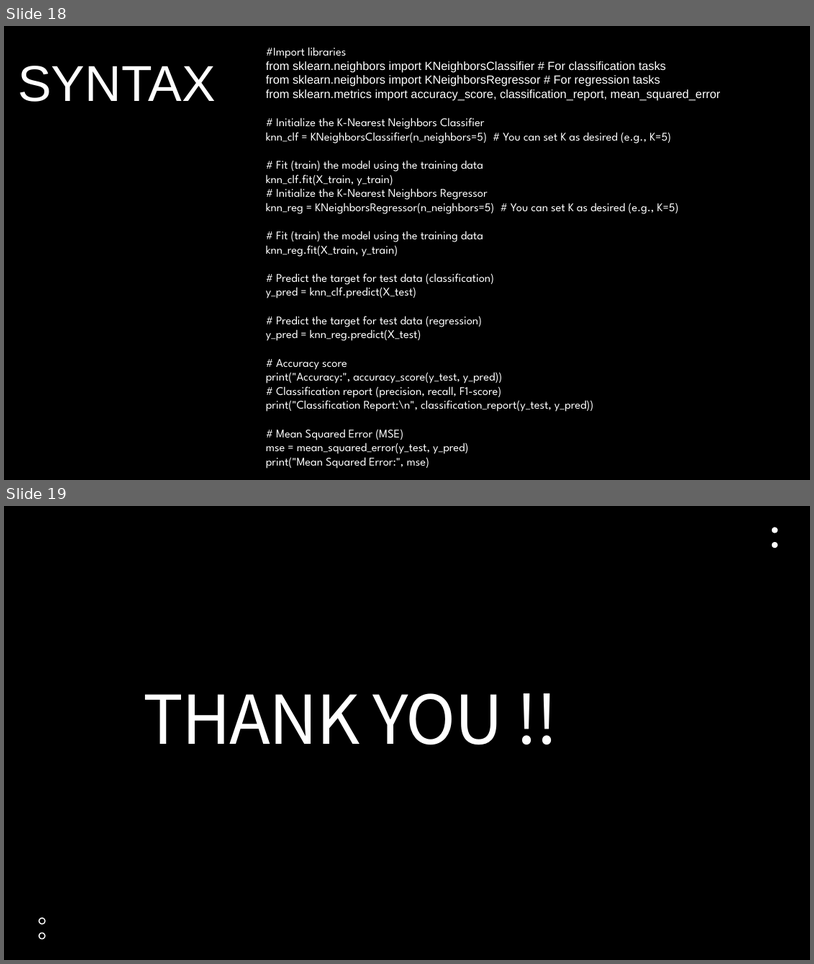
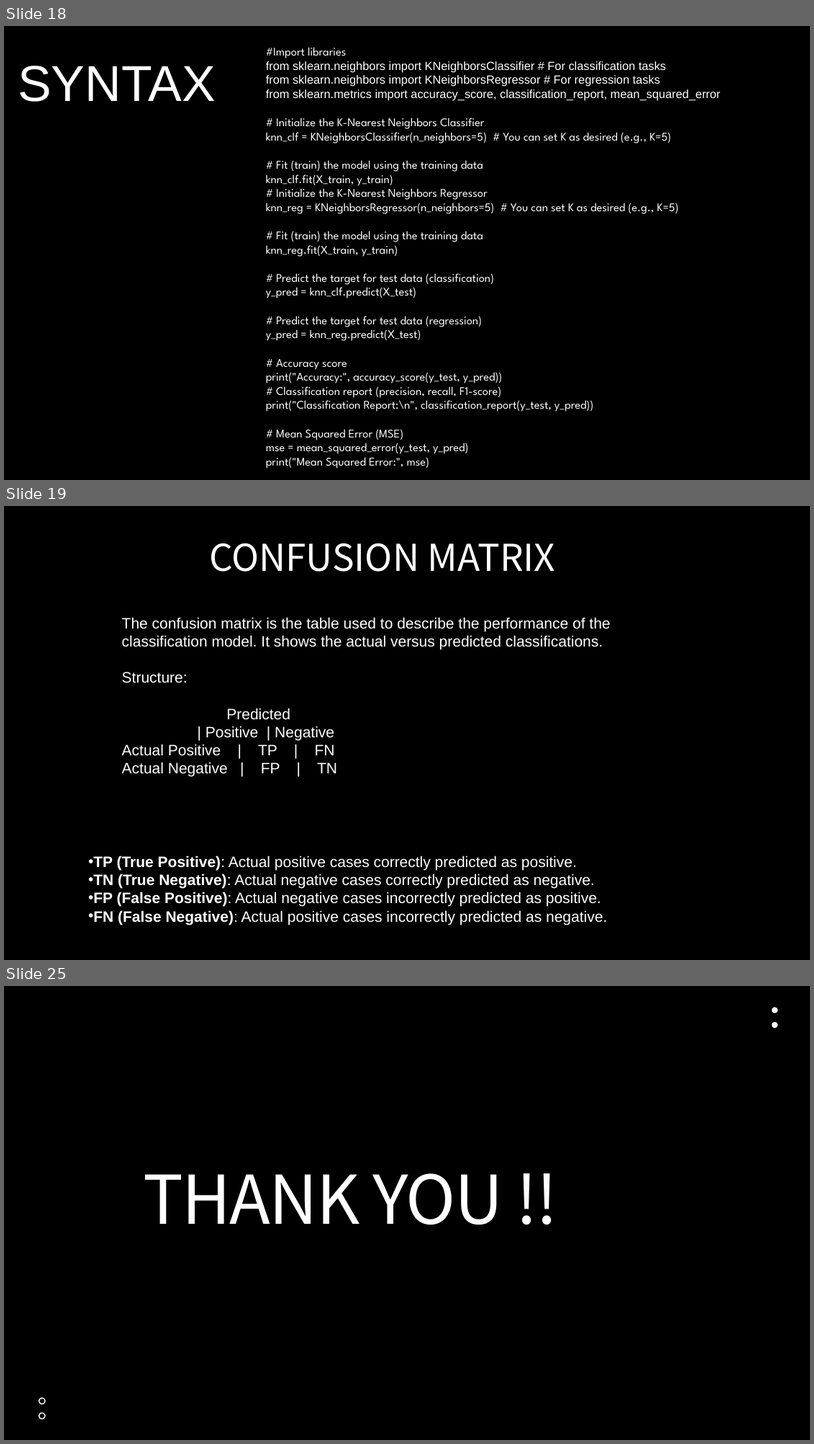
Before and after one commit to roshni-1/DS-Notes, a slide deck: AI Industrial Training-1.pptx. Shown one above the other, each under a label of ours: slides 18 and 19 before the commit, slides 18, 19 and 25 after it; the slides between them are not shown. The pictures are 814x964 and 814x1444 pixels, drawn with LibreOffice and Linux fonts; fonts in the diff are those of the drawing; background and template pictures are left out. Boxes give left, top, right and bottom in pixels: in the first picture for what was removed or moved away, otherwise in the second. Text is boxed around its words. In the diff, an @@ line names an element or a change of style, - is before the commit and + after.

```diff
--- a/AI Industrial Training-1.pptx
+++ b/AI Industrial Training-1.pptx
@@ slide 19 added at (4,506,810,960), background #000000 @@
@@ title added at (209,543,556,572), 44 pt, text #FFFFFF @@
+CONFUSION MATRIX
@@ text added at (122,617,610,777), 18 pt, text #FFFFFF @@
+The confusion matrix is the table used to describe the performance of the classification model. It shows the actual versus predicted classifications.
+Structure:
+Predicted
+| Positive | Negative
+Actual Positive | TP | FN
+Actual Negative | FP | TN
@@ text added at (93,855,607,924), 18 pt, text #FFFFFF @@
+• TP (True Positive): Actual positive cases correctly predicted as positive.
+• TN (True Negative): Actual negative cases correctly predicted as negative.
+• FP (False Positive): Actual negative cases incorrectly predicted as positive.
+• FN (False Negative): Actual positive cases incorrectly predicted as negative.
@@ what was slide 19 is now slide 25 @@
```
Also in this commit, not shown: 1 slide changed, 5 other slides added.
